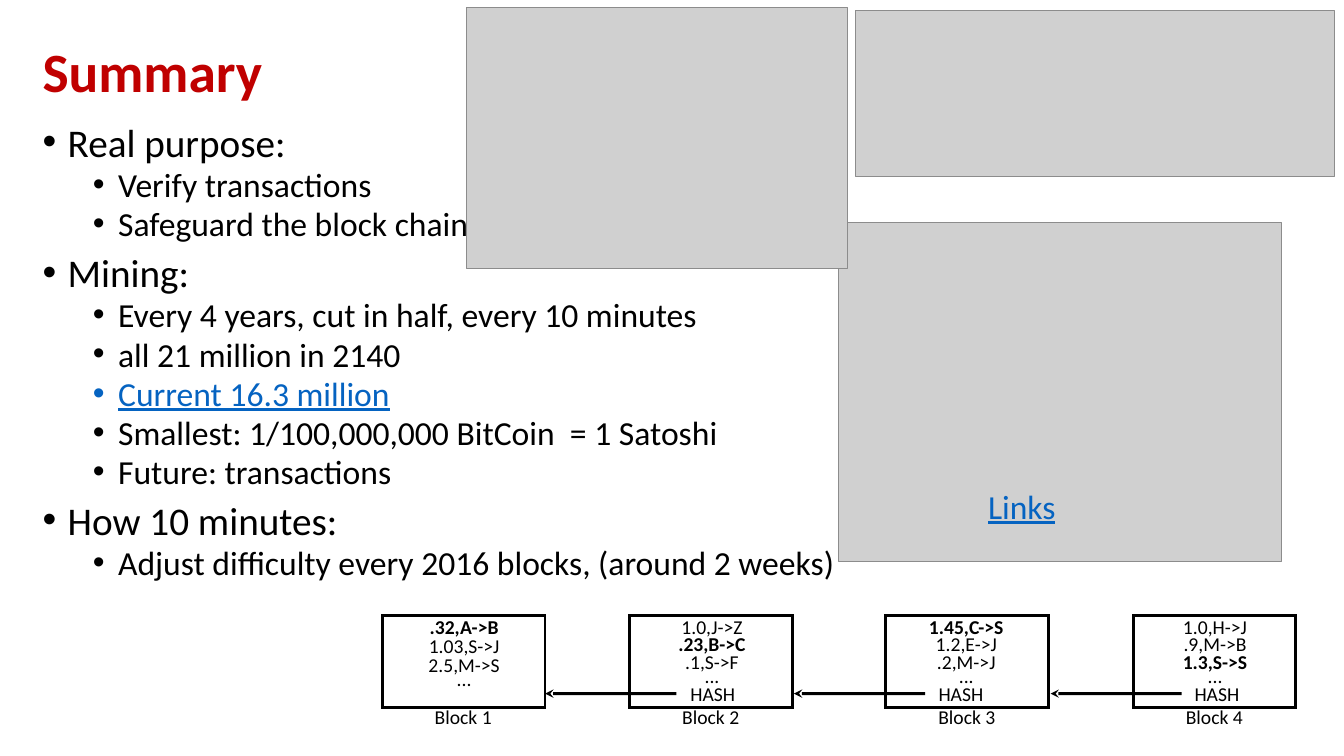
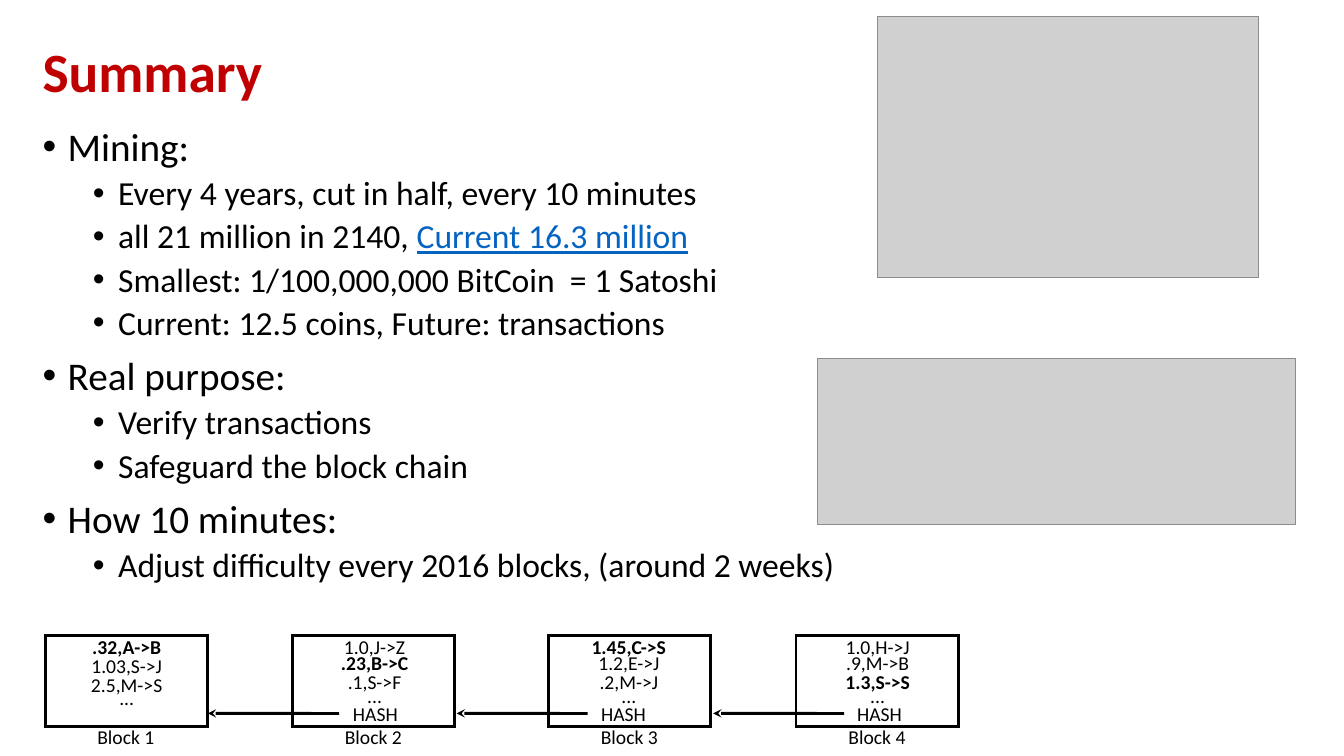
Before and after one commit to andyplusplus/blockchain, a slide deck: slide 5 of how_bitcoin_works/How_02_Mining_blocks_blockchain.pptx. Drawn at 1344x756 pixels with LibreOffice and Linux fonts; fonts in the diff are those of the drawing; grey boxes stand for pictures. Boxes give left, top, right and bottom in pixels: in the first picture for what was removed or moved away, otherwise in the second. Text is boxed around its words. In the diff, an @@ line names an element or a change of style, - is before the commit and + after.

```diff
--- a/how_bitcoin_works/How_02_Mining_blocks_blockchain.pptx
+++ b/how_bitcoin_works/How_02_Mining_blocks_blockchain.pptx
@@ picture moved from (x1=467, y1=7, x2=848, y2=268) to (x1=877, y1=16, x2=1258, y2=277) @@
@@ text at (x1=68, y1=134, x2=717, y2=339): paragraphs added @@
+• Mining:
+  • Every 4 years, cut in half, every 10 minutes
+  • all 21 million in 2140, Current 16.3 million
+  • Smallest: 1/100,000,000 BitCoin = 1 Satoshi
+  • Current: 12.5 coins, Future: transactions
@@ picture removed at (x1=839, y1=222, x2=1281, y2=561) @@
@@ text at (x1=68, y1=260, x2=717, y2=485): paragraphs removed @@
-• Mining:
-  • Every 4 years, cut in half, every 10 minutes
-  • all 21 million in 2140
-  • Current 16.3 million
-  • Smallest: 1/100,000,000 BitCoin = 1 Satoshi
-  • Future: transactions
@@ picture moved from (x1=856, y1=11, x2=1335, y2=176) to (x1=818, y1=359, x2=1297, y2=524) @@
@@ text at (x1=68, y1=362, x2=833, y2=583): line spacing 0.8 to 0.9 @@
@@ text removed at (x1=988, y1=495, x2=1056, y2=524) @@
-Links
@@ 17 texts, 3 rectangles, 1 arrow moved together from (x1=383, y1=616, x2=1247, y2=724) to (x1=45, y1=635, x2=909, y2=744) @@
@@ 6 texts, 2 arrows, 1 rectangle moved together from (x1=545, y1=616, x2=1296, y2=708) to (x1=208, y1=635, x2=959, y2=727) @@
```
Also in this commit, not shown: 2 other slides changed, 1 other file.
